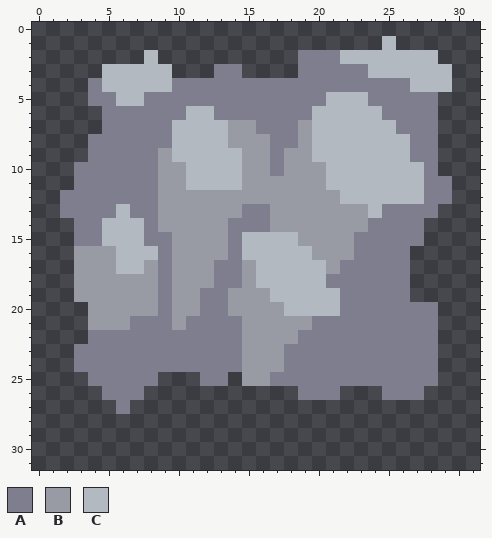
Two states of a pixel-art sprite, sprites/items/clay-plating.png. Above: the version before the commit.
The file is 32x32 pixels.
Palette (. is transparent): A #7e7e8f  B #989ba4  C #b2b9c1
Pixels before, first column x 2:
 1 .......................C....
 2 ......C..........AAACCCCCCC.
 3 ...CCCCC...AA....AAAAACCCCCC
 4 ..ACCCCCAAAAAAAAAAAAAAAAACCC
 5 ..AACCAAAAAAAAAAAAACCCAAAAA.
 6 ...AAAAAACCAAAAAAACCCCCAAAA.
 7 ...AAAAACCCCBBAAABCCCCCCAAA.
 8 ..AAAAAACCCCBBBAABCCCCCCCAA.
 9 ..AAAAABCCCCCBBABBCCCCCCCAA.
10 .AAAAAABBCCCCBBABBBCCCCCCCA.
11 .AAAAAABBCCCCBBBBBBCCCCCCCAA
12 AAAAAAABBBBBBBBBBBBBCCCCCCAA
13 AAAACAABBBBBBAABBBBBBBCAAAA.
14 .AACCCABBBBBAAABBBBBBBAAAA..
15 .AACCCAABBBBACCCCBBBBAAAAA..
16 .BBBCCCABBBBACCCCCBBBAAAA...
17 .BBBCCBABBBAABCCCCCBAAAAA...
18 .BBBBBBABBBAABCCCCCAAAAAA...
19 .BBBBBBABBAABBBCCCCCAAAAA...
20 ..BBBBBABBAABBBBCCCCAAAAAAA.
21 ..BBBAAABAAAABBBBBAAAAAAAAA.
22 ..AAAAAAAAAAABBBBAAAAAAAAAA.
23 .AAAAAAAAAAAABBBAAAAAAAAAAA.
24 .AAAAAAAAAAAABBBAAAAAAAAAAA.
25 ..AAAAA...AA.BBAAAAAAAAAAAA.
26 ...AAA...........AAA...AAA..
27 ....A.......................
New version:
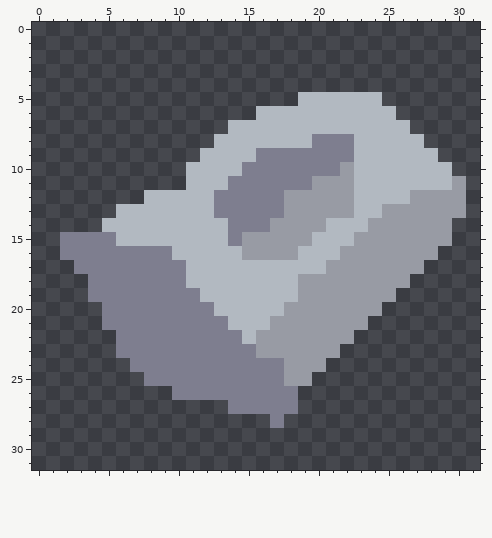
The exact change:
Changed rows in their new state; - is an unchanged pixel.
first column x 2:
 1 -----------------------.-----
 2 ------.----------..........--
 3 ---.....---..----...........-
 4 --..........................-
 5 --...............CC---C....--
 6 ---...........CCCC-----C...--
 7 ---.........CCCCCC------C..--
 8 --.........-CCCCCCAAA----C.--
 9 --........---CA-AAAAA----CC--
10 -........----AA-AAAAB-----CC-
11 -........---AAAAAA-BB-----CCB
12 ......CCCCCAAAAA----B----BBBB
13 ....-CCCCCCAA--A-----C-BBBBBB
14 -..---CCCCCC-------CCCBBBBBB-
15 A--A--CCCCCC-BBBB-CCCBBBBBBB-
16 AAAAAAA-CCCCCBBBB-CC-BBBBBB--
17 -AAAAAA-ACCCCC------BBBBBB---
18 -.AAAAA-ACCCCC---BBBBBBBB----
19 -.AAAAA-AACCCCC--BBBBBBB.----
20 --.AAAA-AA-CCCCCBBBBBBB....--
21 --.AA---A---CCC---BBBB.....--
22 --..---------C---BBBB......--
23 -...---------A--BBBB.......--
24 -....--------AAABBB........--
25 --....-AAA--AAA-BB.........--
26 ---...--AAAAAAAAA...---...---
27 ----.-------AAAAA------------
28 ---------------A-------------
Boxes around the changes in both pictures, in picture pixels (x1, y1, x2, y2):
changed: (60, 36, 466, 428)
